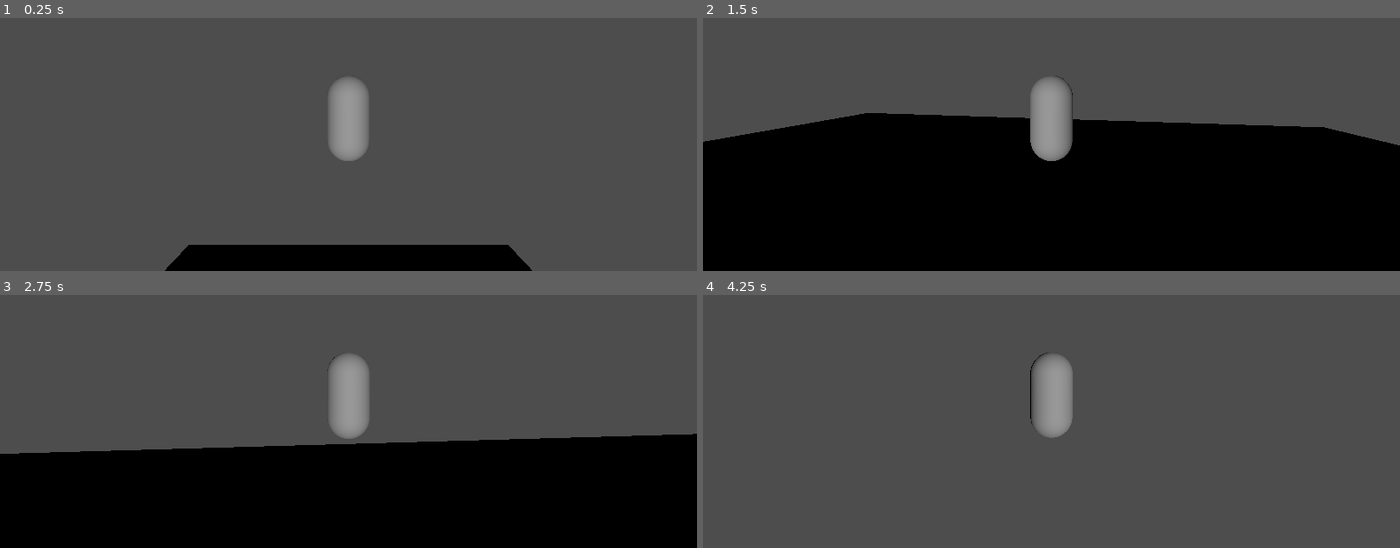
Above: before the commit, frames 1-4 (two rows, left to right).
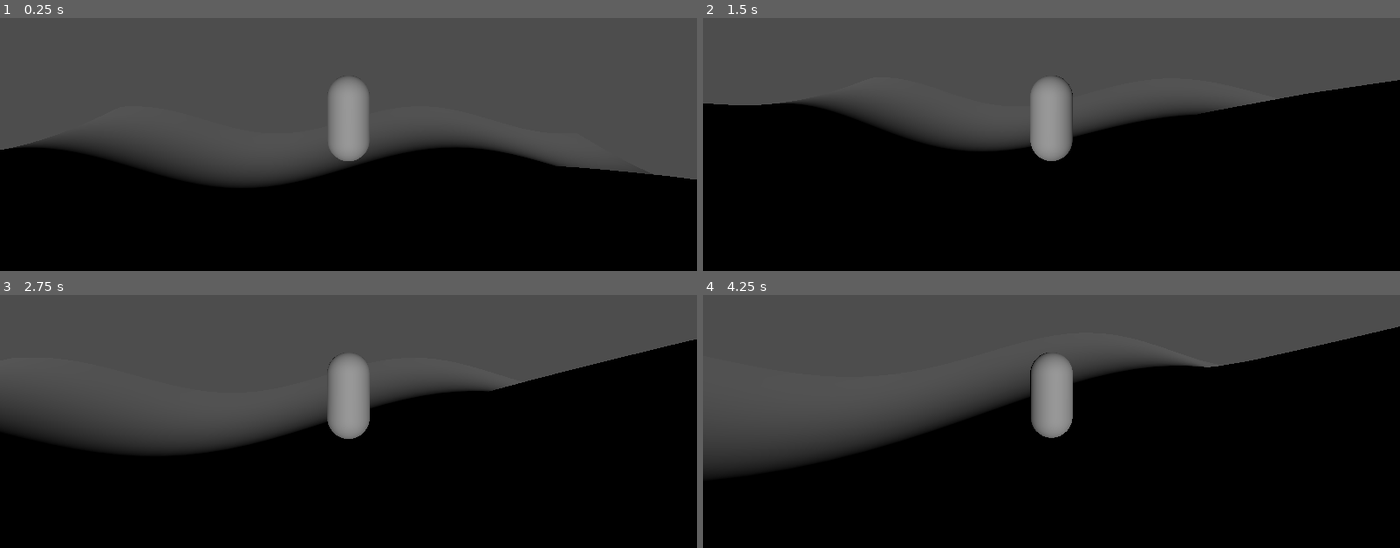
Above: after the commit, the same moments.

Repository: gourarimohamedamine67-arch/infinity-nexus
Game: Godot game, scene res://world.tscn
Two runs of this game, one before a commit and one after it. Both use one fixed random seed, a clock stepped at 60 frames per second and the inputs below.
Inputs (mouse positions are in pixels of both pictures, inside the frame that each line leads up to):
- Up to frame 1 (0.25 s): no input
- Up to frame 2 (1.5 s): tap Enter (ui_accept) at 0.5, 0.77 s; move the mouse to (1086, 73) at 0.52 s; hold Up (ui_up) from 0.53 s (still down); move the mouse to (1016, 76) at 1.27 s
- Up to frame 3 (2.75 s): keep holding Up (ui_up); tap Enter (ui_accept) at 1.52 s; move the mouse to (362, 345) at 2.02 s
- Up to frame 4 (4.25 s): keep holding Up (ui_up); move the mouse to (1044, 358) at 2.77 s; tap Enter (ui_accept) at 3.02, 3.77 s; move the mouse to (1100, 355) at 3.52 s

The runs differ from the first frame. In frame 1, 39% of the frame differs, in the area x 0-100%, y 48-100%; in frame 2, 9.3%; in frame 3, 16%; in frame 4, 61%, in the area x 0-100%, y 12-100%.

Commit message:
Terrain procédural avec collines et collision

Diff:
--- /dev/null
+++ b/terrain.gd
@@ -0,0 +1,42 @@
+extends MeshInstance3D
+
+var width = 100
+var depth = 100
+var resolution = 50
+
+func _ready():
+	generate_terrain()
+
+func generate_terrain():
+	var surface = SurfaceTool.new()
+	surface.begin(Mesh.PRIMITIVE_TRIANGLES)
+
+	for z in range(resolution):
+		for x in range(resolution):
+			var x1 = float(x) / resolution * width - width/2
+			var z1 = float(z) / resolution * depth - depth/2
+			var x2 = float(x+1) / resolution * width - width/2
+			var z2 = float(z+1) / resolution * depth - depth/2
+
+			var y1 = get_height(x1, z1)
+			var y2 = get_height(x2, z1)
+			var y3 = get_height(x1, z2)
+			var y4 = get_height(x2, z2)
+
+			surface.add_vertex(Vector3(x1, y1, z1))
+			surface.add_vertex(Vector3(x2, y2, z1))
+			surface.add_vertex(Vector3(x1, y3, z2))
+
+			surface.add_vertex(Vector3(x2, y2, z1))
+			surface.add_vertex(Vector3(x2, y4, z2))
+			surface.add_vertex(Vector3(x1, y3, z2))
+
+	surface.generate_normals()
+	mesh = surface.commit()
+
+	var shape = ConcavePolygonShape3D.new()
+	shape.set_faces(mesh.get_faces())
+	$StaticBody3D/CollisionShape3D.shape = shape
+
+func get_height(x, z):
+	return sin(x * 0.1) * 3 + cos(z * 0.1) * 3
--- a/world.tscn
+++ b/world.tscn
@@ -1,26 +1,13 @@
 [gd_scene format=3 uid="uid://btnxqljiy1675"]
 
 [ext_resource type="Script" uid="uid://mgv32l8n4uca" path="res://player.gd" id="1_f3sb7"]
-
-[sub_resource type="BoxMesh" id="BoxMesh_gv5m4"]
-
-[sub_resource type="BoxShape3D" id="BoxShape3D_f3sb7"]
-size = Vector3(20, 0.1, 20)
+[ext_resource type="Script" uid="uid://dltaw2g1wx6sv" path="res://terrain.gd" id="2_fj7yv"]
 
 [sub_resource type="CapsuleMesh" id="CapsuleMesh_gv5m4"]
 
 [sub_resource type="CapsuleShape3D" id="CapsuleShape3D_f3sb7"]
 
 [node name="World" type="Node3D" unique_id=1565654956]
-
-[node name="StaticBody3D" type="StaticBody3D" parent="." unique_id=296288743]
-
-[node name="MeshInstance3D" type="MeshInstance3D" parent="StaticBody3D" unique_id=1754430585]
-transform = Transform3D(20, 0, 0, 0, 0.1, 0, 0, 0, 20, 0, 0, 0)
-mesh = SubResource("BoxMesh_gv5m4")
-
-[node name="CollisionShape3D" type="CollisionShape3D" parent="StaticBody3D" unique_id=851986273]
-shape = SubResource("BoxShape3D_f3sb7")
 
 [node name="DirectionalLight3D" type="DirectionalLight3D" parent="." unique_id=1958423386]
 transform = Transform3D(1, 0, 0, 0, 1, 0, 0, 0, 1, -5.8236547, 1.9767182, 1.950953)
@@ -40,3 +27,10 @@
 
 [node name="Camera3D" type="Camera3D" parent="Player/SpringArm3D" unique_id=1356037121]
 transform = Transform3D(1, 0, 0, 0, 1, 0, 0, 0, 1, 0, 2, 0)
+
+[node name="Terrain" type="MeshInstance3D" parent="." unique_id=1237155095]
+script = ExtResource("2_fj7yv")
+
+[node name="StaticBody3D" type="StaticBody3D" parent="Terrain" unique_id=569921300]
+
+[node name="CollisionShape3D" type="CollisionShape3D" parent="Terrain/StaticBody3D" unique_id=1957288155]
Not shown, added: terrain.gd.uid
